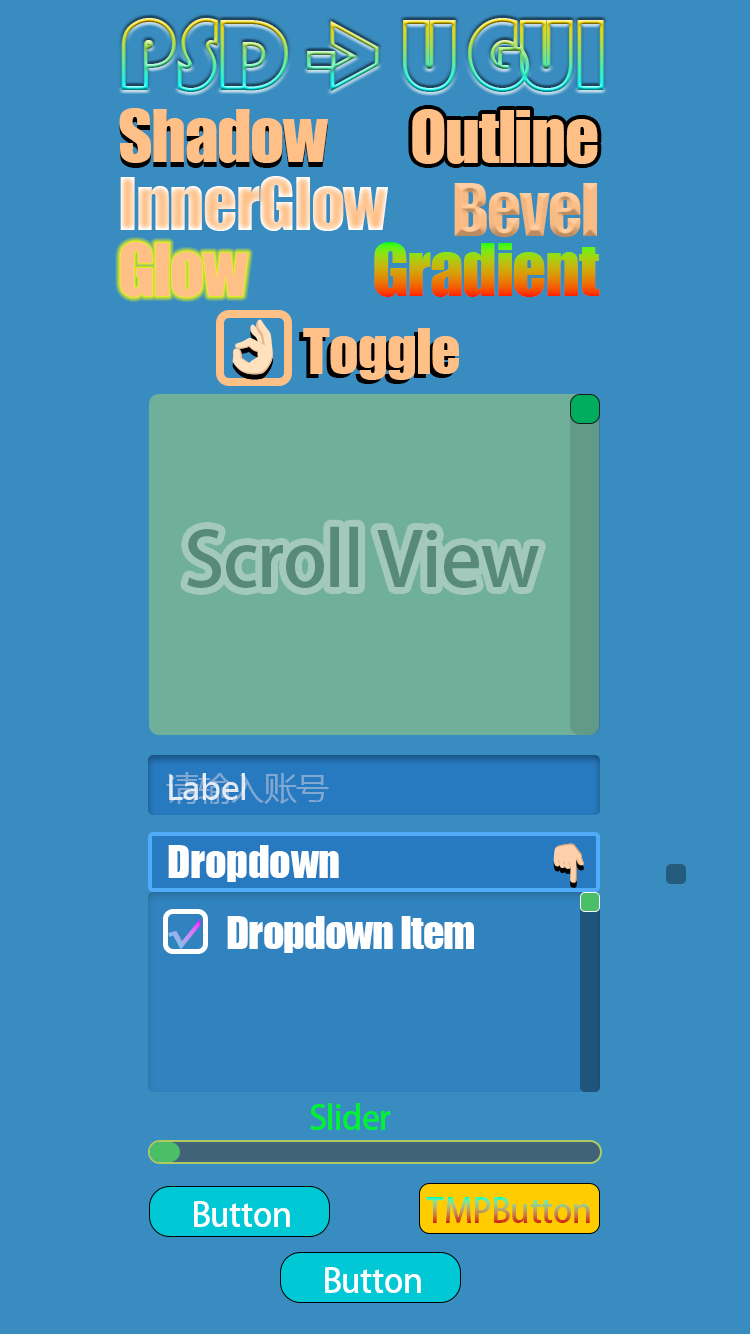
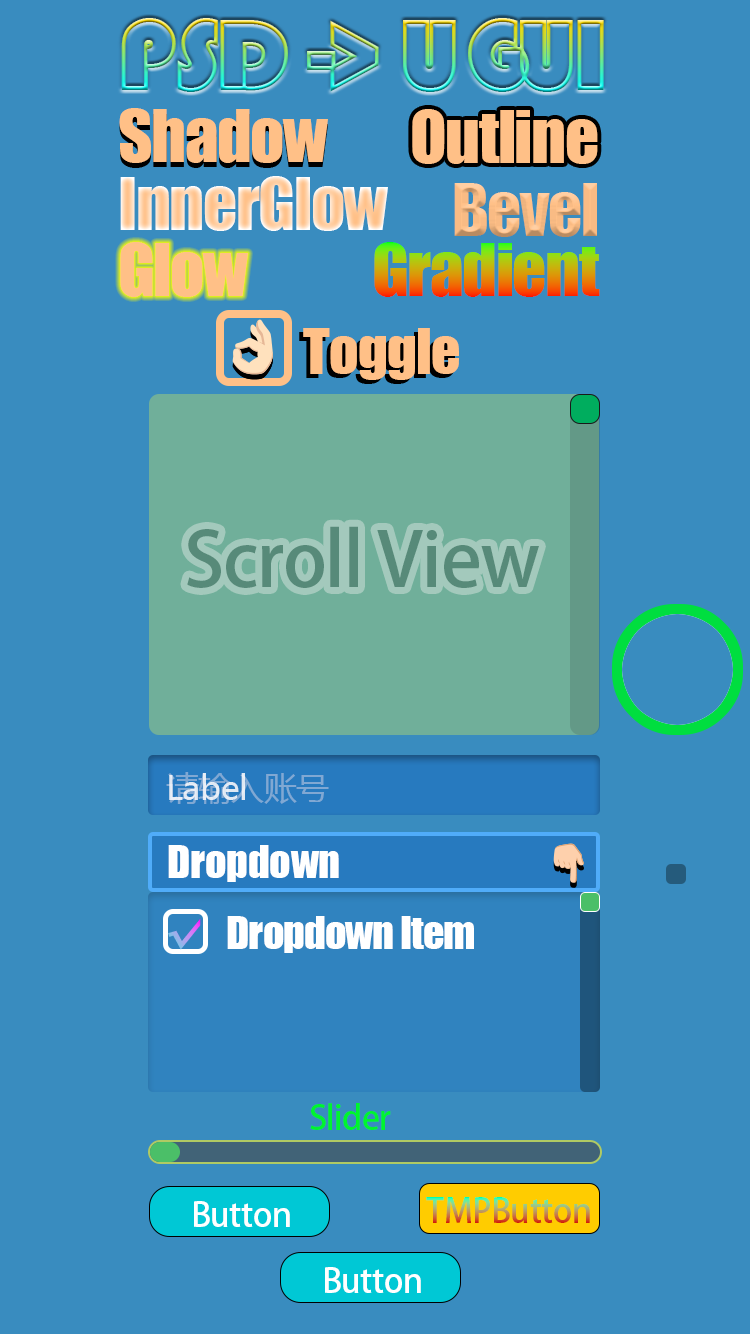
Comparing the layer stacks of the two 750 × 1334 images. Changes:
added layer "CircleFilled.filled" above "BgColor.fillcolor" over (612, 604, 743, 735)